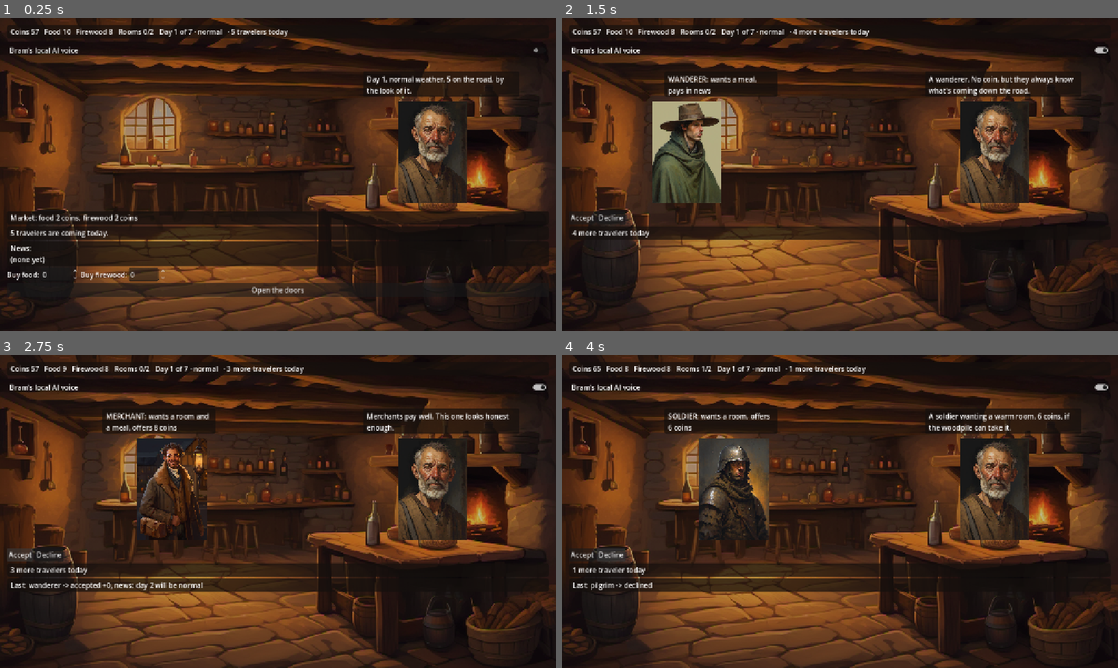
Above: before the commit, frames 1-4 (two rows, left to right).
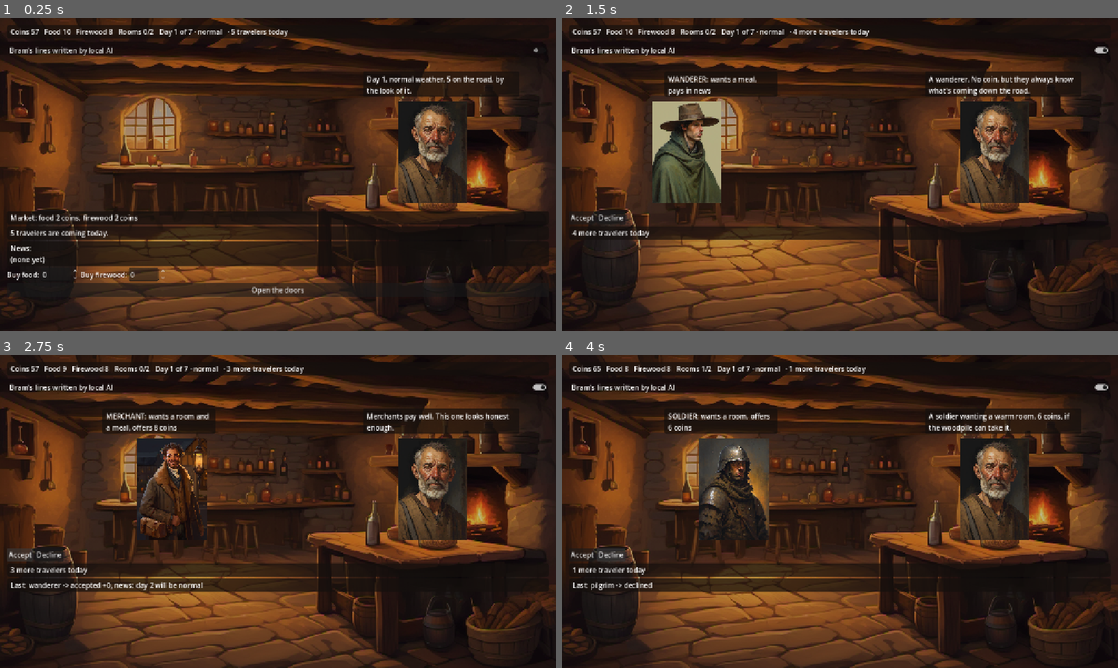
Above: after the commit, the same moments.

Repository: rkaunismaa/CrossRoads-Inn
Game: Godot game, scene res://scenes/main.tscn
Two runs of this game, one before a commit and one after it. Both use one fixed random seed, a clock stepped at 60 frames per second and the inputs below.
Inputs:
- Up to frame 1 (0.25 s): no input
- Up to frame 2 (1.5 s): click "Bram's local AI voice" (after the commit: "Bram's lines written by local…") at 0.5 s; click "Open the doors" at 1.25 s
- Up to frame 3 (2.75 s): click "Accept" at 2 s
- Up to frame 4 (4 s): click "Accept" at 2.75 s; click "Decline" at 3.5 s

The runs differ from the first frame. In frame 1, 0.2% of the frame differs, in the area x 6-21%, y 9-12%; in frame 2, 0.2%; in frame 3, 0.2%; in frame 4, 0.2%.

Commit message:
Rename AI checkbox to say text, not voice
Co-Authored-By: Claude Opus 5.5 <noreply@anthropic.com>

Diff:
--- a/game/scenes/main.gd
+++ b/game/scenes/main.gd
@@ -12,7 +12,7 @@
 var llm_config_path := "res://data/bram_llm.json"
 var llm: BramLLM
 var settings_path := "user://settings.cfg"  ## the player's choices, kept between sessions
-var ai_voice := false  ## the player opted in to Bram's local AI voice (off by default)
+var ai_voice := false  ## the player opted in to Bram's lines written by local AI (off by default; name kept for saved settings)
 var _llm_available := false  ## the build allows the LLM (bram_llm.json) and the environment doesn't forbid it
 const AI_MARK := "  (local AI)"  ## shown after lines phrased by the local model
 var pending_bram_id := -1  ## the LLM request whose reply may still replace Bram's fixed line  ## generated by tools/comfyui; grey boxes are used for anything missing
@@ -251,7 +251,7 @@
 		%BramBubble.text = text + AI_MARK
 
 
-## The player's opt-in for Bram's local AI voice. Only loads a model if the player asked for it.
+## The player's opt-in for Bram's lines written by local AI. Only loads a model if the player asked for it.
 func set_ai_voice(on: bool, save := true) -> void:
 	ai_voice = on
 	(%AIVoice as CheckButton).set_pressed_no_signal(on)
@@ -426,7 +426,7 @@
 
 	root.add_child(_label("TopBar"))
 	var ai_toggle: CheckButton = _named(CheckButton.new(), "AIVoice")
-	ai_toggle.text = "Bram's local AI voice"
+	ai_toggle.text = "Bram's lines written by local AI"
 	ai_toggle.tooltip_text = ("Let a language model running on this computer (Ollama) phrase Bram's lines.\n"
 		+ "Off: Bram uses his written lines. The game never sends anything online.")
 	ai_toggle.toggled.connect(func(on: bool) -> void: set_ai_voice(on))
--- a/game/tests/unit/test_main_scene.gd
+++ b/game/tests/unit/test_main_scene.gd
@@ -255,3 +255,10 @@
 	assert_eq(r.llm_config, "missing: res://data/no_llm_in_scene_tests.json")
 	main.llm_config_path = "res://data/bram_llm.json"
 	assert_eq(main.run_smoke(11).llm_config, "ok")
+
+
+func test_checkbox_says_text_not_sound() -> void:
+	# There is no audio in the game: the label must not suggest Bram speaks out loud.
+	var label: String = (_node("AIVoice") as CheckButton).text
+	assert_eq(label, "Bram's lines written by local AI")
+	assert_false(label.to_lower().contains("voice"))
--- a/game/tools/write_notices.gd
+++ b/game/tools/write_notices.gd
@@ -29,7 +29,7 @@
 		"The images in this game were generated with Stable Diffusion XL base 1.0 by Stability AI",
 		"(the model is licensed under the CreativeML Open RAIL++-M License).", "",
 		"== Bram's optional dialogue model ==",
-		"If the player turns on \"Bram's local AI voice\" and has Ollama installed, Bram's lines may be phrased",
+		"If the player turns on \"Bram's lines written by local AI\" and has Ollama installed, Bram's lines may be phrased",
 		"on the player's computer by Qwen3-4B Instruct (Apache License 2.0). The model is not included with this game."])
 	var f := FileAccess.open(args[0], FileAccess.WRITE)
 	if f == null:
Not shown, changed: README.md
Not shown, changed: docs/design.md
Not shown, changed: docs/release.md
Not shown, changed: docs/session-history.md
Not shown, changed: docs/steam-ai-disclosure.md
